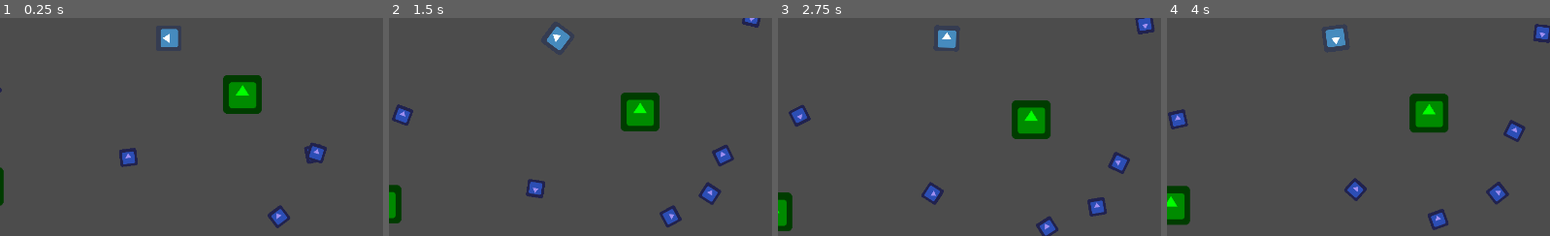
Above: before the commit, frames 1-4 (left to right).
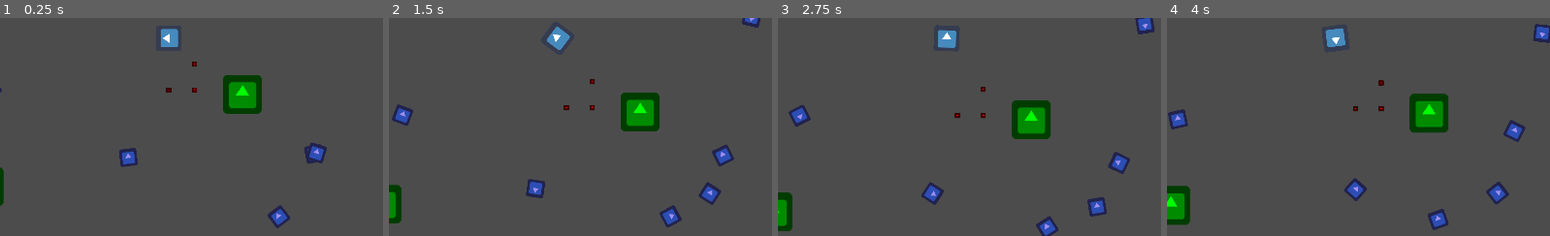
Above: after the commit, the same moments.

Repository: ebrahimebrahim/hungry_and_slow
Game: Godot game, scene res://Main.tscn
Same seed, same stepped clock (60 frames per second), same inputs: the game is played once before the commit and once after it. The engine's default icon, where the game draws it, is replaced by a stand-in: a white triangle on a blue panel in a dark square.
Inputs (mouse positions are % of the whole screen's width and height, from its top left):
- Up to frame 1 (0.25 s): no input
- Up to frame 2 (1.5 s): move the mouse to (73, 45) at 0.52 s; click (73, 45) at 0.67 s; move the mouse to (30, 55) at 1.27 s; click (30, 55) at 1.42 s
- Up to frame 3 (2.75 s): move the mouse to (61, 28) at 2.02 s; click (61, 28) at 2.17 s
- Up to frame 4 (4 s): move the mouse to (46, 70) at 2.77 s; click (46, 70) at 2.92 s; move the mouse to (81, 65) at 3.52 s; click (81, 65) at 3.67 s
The pictures show only the part of the screen within x 29-79%, y 45-95%; the shares and areas given below are measured in that part.

The runs differ from the first frame. In frame 1, less than 0.1% of the frame differs, in the area x 43-52%, y 20-35%; in frame 2, less than 0.1%; in frame 3, less than 0.1%; in frame 4, 0.1%, in the area x 48-57%, y 28-43%.

Commit message:
Creatures can now step along paths
Also fixed Creature.step_rotate to not overshoot target angle

Diff:
--- a/hungry_and_slow/Creature.gd
+++ b/hungry_and_slow/Creature.gd
@@ -9,12 +9,12 @@
 
 
 func _ready():
-	update_direction(self.direction_vec)
+	update_direction(direction_vec)
 
 
 func update_direction(dir : Vector2) -> void :
-	self.direction_vec = dir.normalized()
-	self.rotation = atan2(dir.y,dir.x)+PI/2
+	direction_vec = dir.normalized()
+	rotation = atan2(dir.y,dir.x)+PI/2
 
 
 func step_rotate(target_direction : Vector2, delta_t : float) -> void:
@@ -22,18 +22,30 @@
 	if abs(angle_difference) < 0.02:
 		update_direction(target_direction)
 	else:
-		update_direction( direction_vec.rotated((max_rot_speed * delta_t) * angle_difference/PI) )
+		var delta_theta = (max_rot_speed * delta_t) * angle_difference/PI
+		if abs(delta_theta) > abs(angle_difference):
+			delta_theta = angle_difference
+		update_direction( direction_vec.rotated(delta_theta) )
 
 
 
 
 func step_move_ahead(dist : float) -> void:
-	self.position += dist * direction_vec
+	position += dist * direction_vec
 
 
 
 func set_path(new_path):
 	path = new_path
 
-func step_path(dist : float) -> void:
-	pass
+func step_path(dist : float, delta_t : float) -> void:
+	if not path or dist <= 0 : return
+	step_rotate(path[0]-position,delta_t)
+	var segment_length = position.distance_to(path[0])
+	if dist < segment_length :
+		position += dist * ((path[0]-position) / segment_length)
+	elif dist >= segment_length :
+		position = path[0]
+		path.remove(0)
+		dist -= segment_length
+		step_path(dist, delta_t)
--- a/hungry_and_slow/Main.tscn
+++ b/hungry_and_slow/Main.tscn
@@ -102,3 +102,24 @@
 [node name="Camera2D" type="Camera2D" parent="Player"]
 current = true
 script = ExtResource( 3 )
+
+[node name="icon" type="Sprite" parent="."]
+modulate = Color( 1, 0, 0, 1 )
+position = Vector2( 0, 128 )
+scale = Vector2( 0.2, 0.2 )
+z_index = 5
+texture = ExtResource( 1 )
+
+[node name="icon2" type="Sprite" parent="."]
+modulate = Color( 1, 0, 0, 1 )
+position = Vector2( 64, 128 )
+scale = Vector2( 0.2, 0.2 )
+z_index = 5
+texture = ExtResource( 1 )
+
+[node name="icon3" type="Sprite" parent="."]
+modulate = Color( 1, 0, 0, 1 )
+position = Vector2( 64, 64 )
+scale = Vector2( 0.2, 0.2 )
+z_index = 5
+texture = ExtResource( 1 )
--- a/hungry_and_slow/Player.gd
+++ b/hungry_and_slow/Player.gd
@@ -11,14 +11,8 @@
 
 
 func _ready():
-	create_mask()
-
-	# Test stuff here
-	var test_timer = get_tree().create_timer(1.0)
-	yield(test_timer,"timeout")
-	path.push_back(Vector2(0,128))
-	path.push_back(Vector2(64,128))
-	path.push_back(Vector2(64,64))
+#	create_mask()
+	pass
 
 
 
@@ -35,9 +29,6 @@
 
 		var speed = max_speed * min(rel_mouse_pos.length(),speed_control_radius)/float(speed_control_radius)
 		step_move_ahead(speed * delta)
-
-	#Test stuff here
-	step_path(max_speed/3 * delta)
 
 
 
